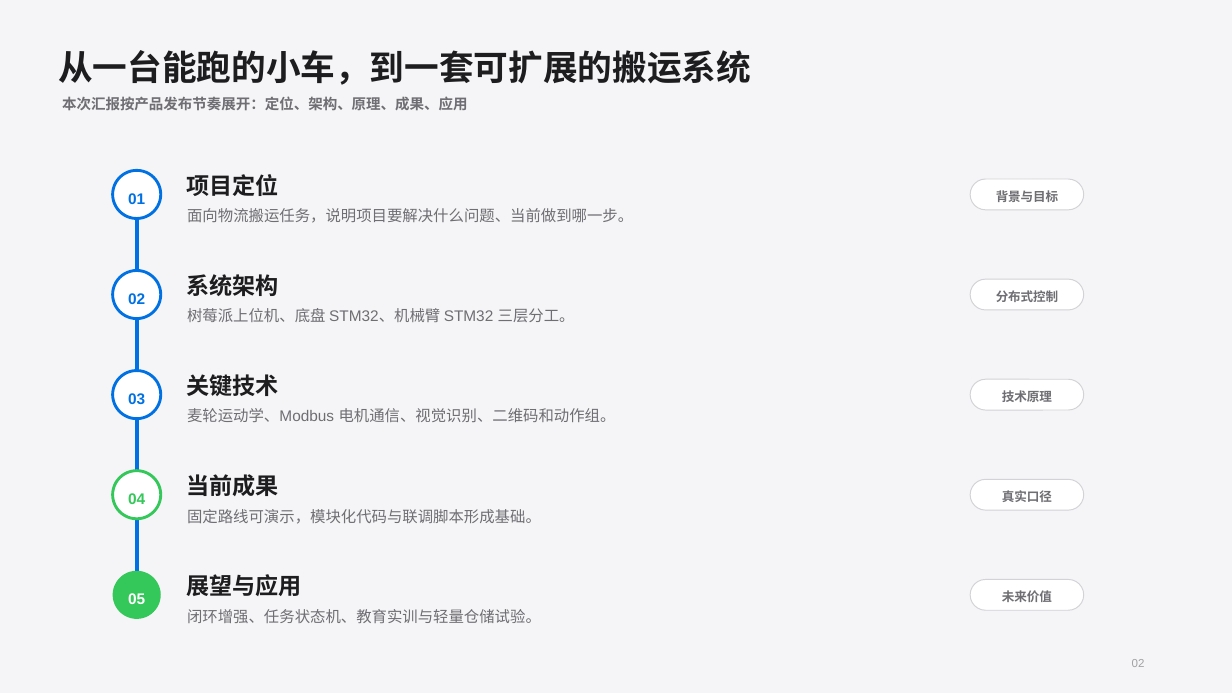
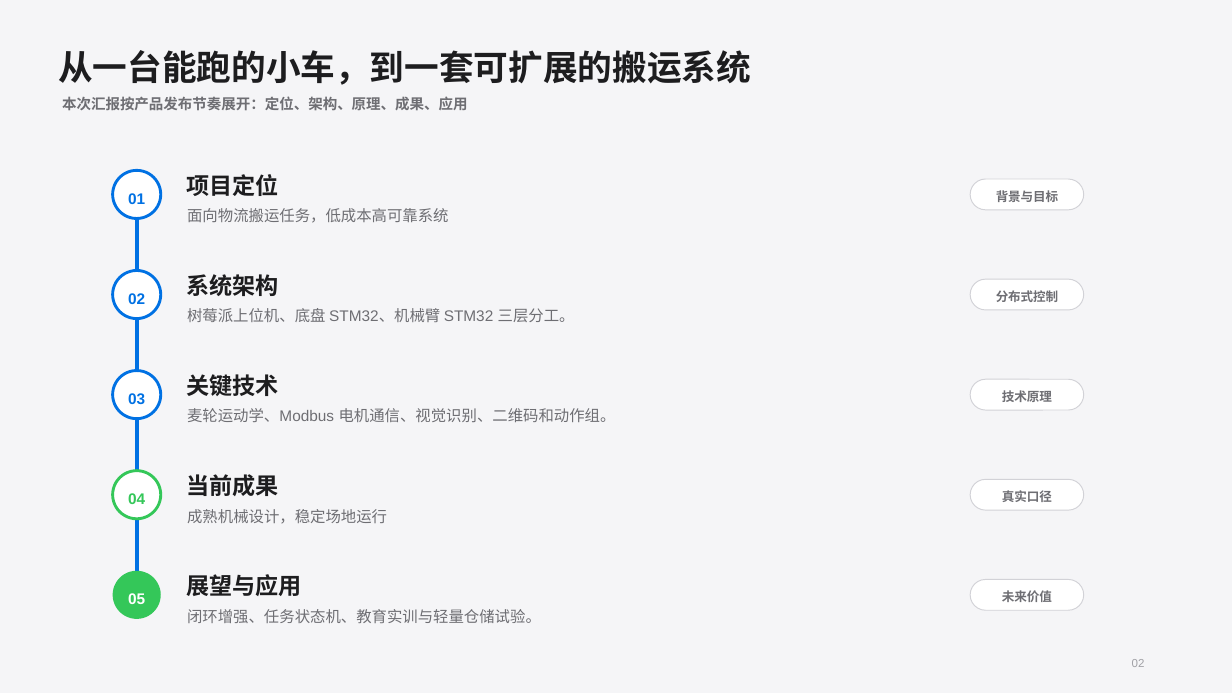
Before and after one commit to Chemcrin/IntelligentTransformCart, a slide deck: slide 2 of 汇报资料/intelligent_logistics_cart_final_20260705_205017.pptx. Drawn at 1232x693 pixels with LibreOffice and Linux fonts; fonts in the diff are those of the drawing. Boxes give left, top, right and bottom in pixels: in the first picture for what was removed or moved away, otherwise in the second. Text is boxed around its words. In the diff, an @@ line names an element or a change of style, - is before the commit and + after.

```diff
--- a/汇报资料/intelligent_logistics_cart_final_20260705_205017.pptx
+++ b/汇报资料/intelligent_logistics_cart_final_20260705_205017.pptx
@@ text at (187, 208, 449, 223): text changed @@
-面向物流搬运任务，说明项目要解决什么问题、当前做到哪一步。
+面向物流搬运任务，低成本高可靠系统
@@ text at (187, 509, 387, 523): text changed @@
-固定路线可演示，模块化代码与联调脚本形成基础。
+成熟机械设计，稳定场地运行
```
Also in this commit, not shown: 8 other slides changed, 2 slides added, 1 slide removed, 1 other file.
